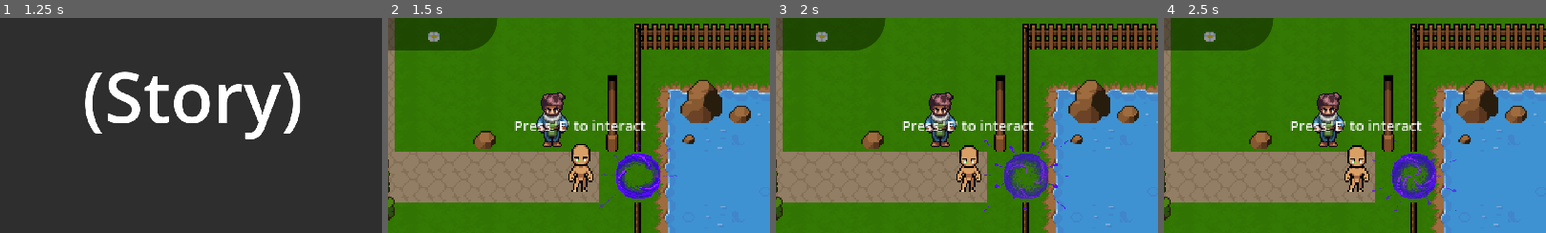
Above: before the commit, frames 1-4 (left to right).
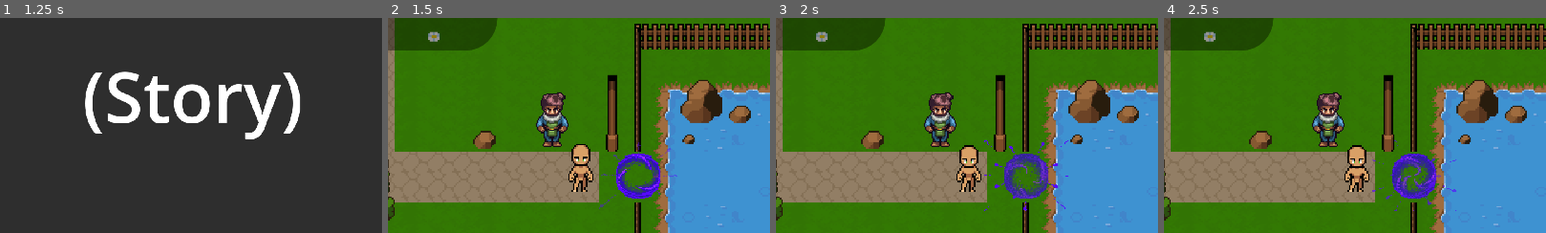
Above: after the commit, the same moments.

Repository: hoaxnt/envelhope-beta
Game: Godot game, scene res://Scenes/utils/main_menu.tscn
The game is run twice, just before and just after one commit, with the same random seed, the same clock (stepped at 60 frames per second) and the same inputs.
Inputs (mouse positions are % of the whole screen's width and height, from its top left):
- Up to frame 1 (1.25 s): click "Continue" at 0.5 s
- Up to frame 2 (1.5 s): click (50, 50) at 1.25 s
- Up to frame 3 (2 s): no input
- Up to frame 4 (2.5 s): click "Bag" at 2 s
The pictures show only the part of the screen within x 25-75%, y 16-66%; the shares and areas given below are measured in that part.

Frame 1 is identical in both runs. In frame 2, 0.8% of the frame differs, in the area x 33-68%, y 47-53%; in frame 3, 0.8%; in frame 4, 0.8%.

Commit message:
feat: added head text for interacting NPCs

Diff:
--- a/Scenes/characters/player.tscn
+++ b/Scenes/characters/player.tscn
@@ -13,7 +13,7 @@
 height = 12.0
 
 [sub_resource type="CircleShape2D" id="CircleShape2D_twm3q"]
-radius = 24.020824
+radius = 17.0
 
 [sub_resource type="AtlasTexture" id="AtlasTexture_eojnx"]
 atlas = ExtResource("2_dyp2m")
@@ -271,6 +271,7 @@
 [node name="Area2D" type="Area2D" parent="."]
 
 [node name="CollisionShape2D" type="CollisionShape2D" parent="Area2D"]
+position = Vector2(0, 1)
 shape = SubResource("CircleShape2D_twm3q")
 
 [node name="AnimatedSprite2D" type="AnimatedSprite2D" parent="."]
